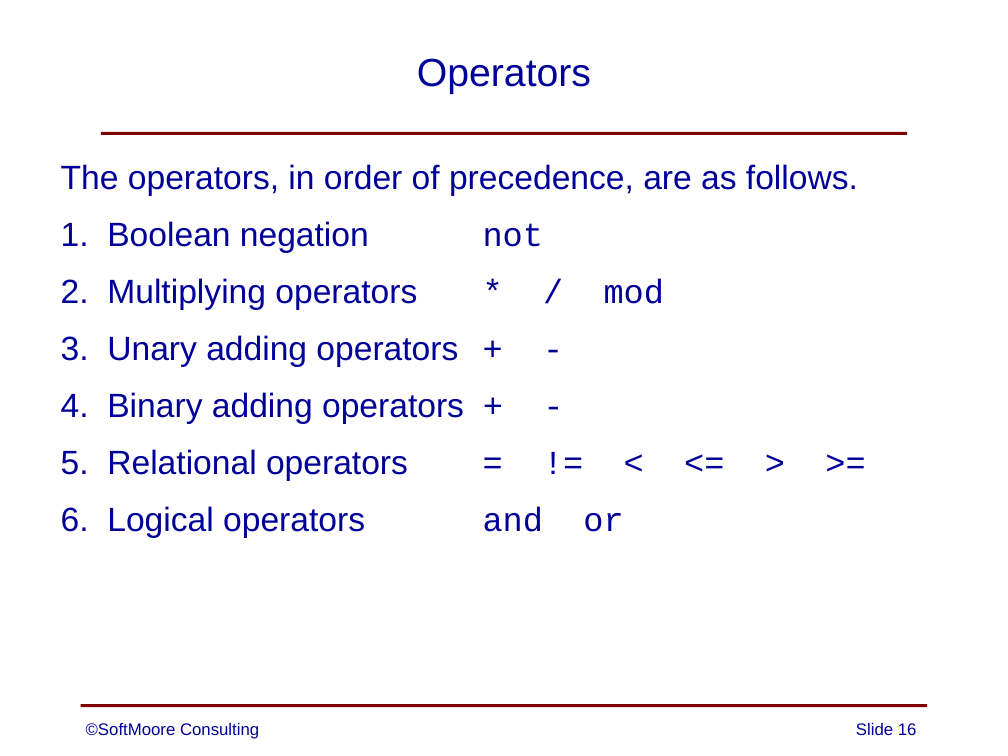
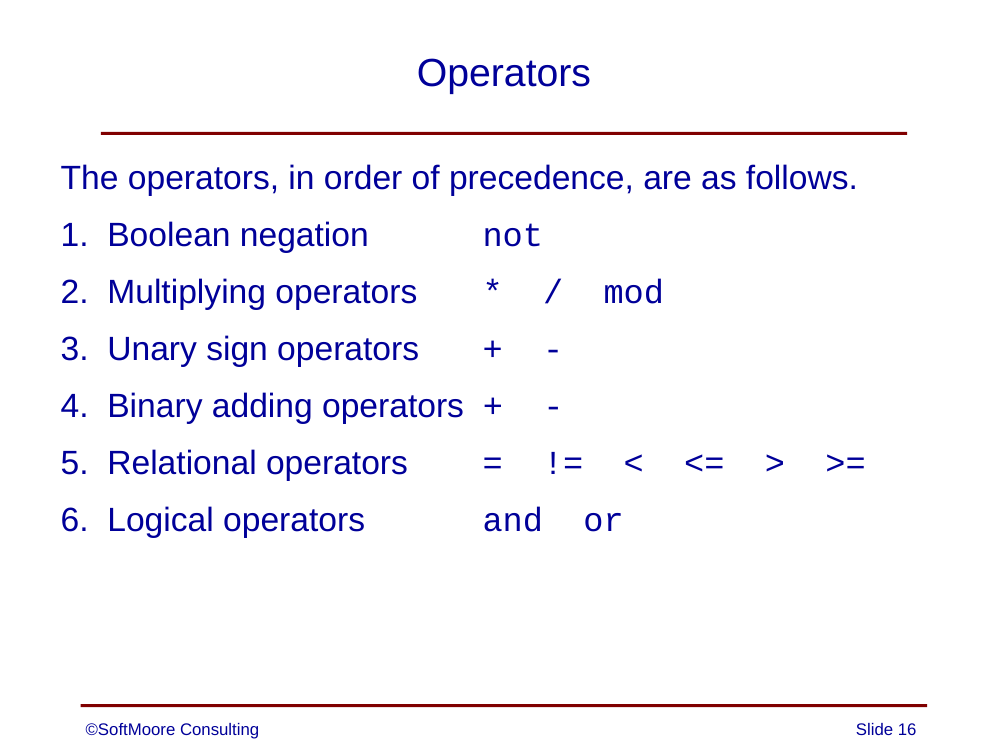
Before and after one commit to SoftMoore/CPRL-Kt-2nd, a slide deck: slide 16 of PowerPoints/04 - Definition of CPRL.pptx. Drawn at 1008x756 pixels with LibreOffice and Linux fonts; fonts in the diff are those of the drawing. Boxes give left, top, right and bottom in pixels: in the first picture for what was removed or moved away, otherwise in the second. Text is boxed around its words. In the diff, an @@ line names an element or a change of style, - is before the commit and + after.

Commit message:
minor change to one slide

```diff
--- a/PowerPoints/04 - Definition of CPRL.pptx
+++ b/PowerPoints/04 - Definition of CPRL.pptx
@@ text at bbox=[61, 335, 419, 367]: text changed @@
-3. Unary adding operators + ‑
+3. Unary sign operators + ‑
```
